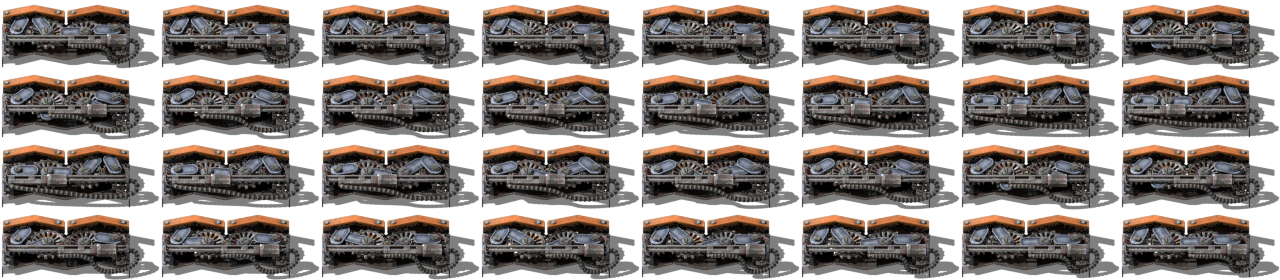
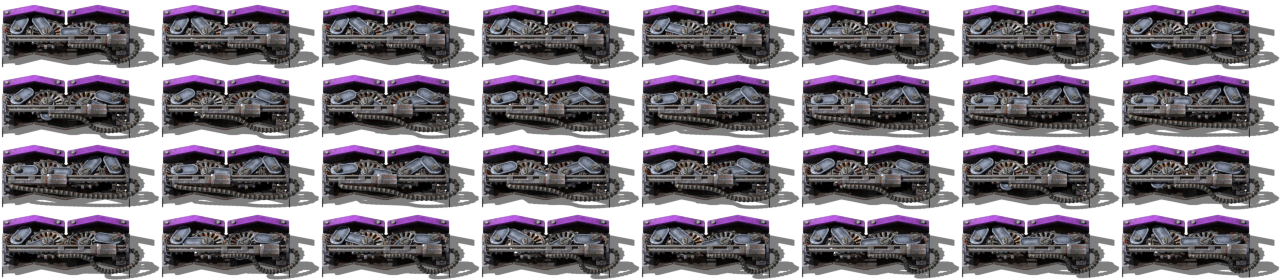
Comparing the layer stacks of the two 1280px x 280px images. Changes:
added layer "tier 6" above "tier 5" over [1, 4, 1260, 275]
hid "tier 5" over [1, 4, 1260, 275]
